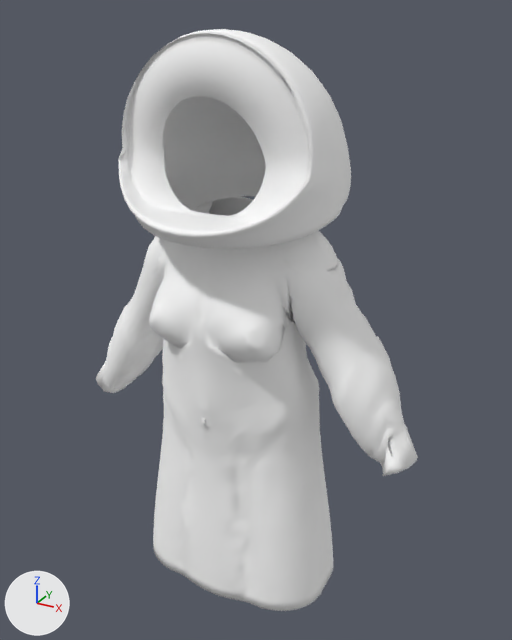
The glTF model apps/web/public/models/templates/female/hooded_coat_hood_on.glb as it was, and as the next commit left it.
Both versions are drawn from a camera (50 mm lens) standing at (0.746, -1.303, 1.824) and looking at (0.029, 0.001, 1.172). The lights are fixed; the arrows at lower left show +X, +Y and +Z. The first picture is the older version.

Names of what the first picture shows: 'hooded_coat_hood_on_female'.
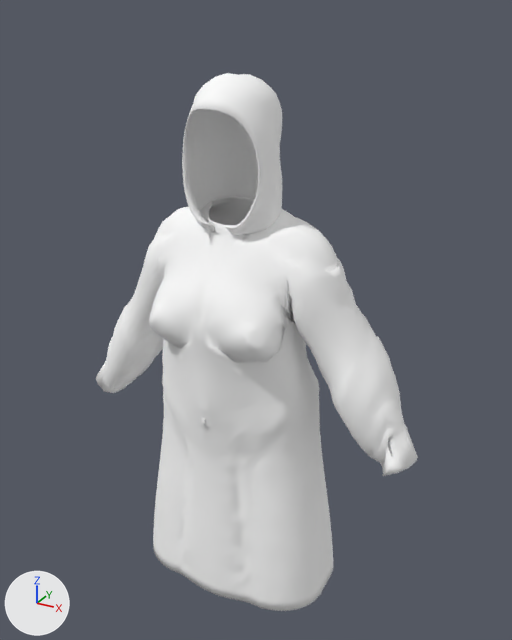
The change, as a diff of the scene's bpy script:
```diff
--- a/apps/web/public/models/templates/female/hooded_coat_hood_on.glb.py
+++ b/apps/web/public/models/templates/female/hooded_coat_hood_on.glb.py
@@ me_hooded_coat_hood_on_female @@
 # used by ob_hooded_coat_hood_on_female; location = (0.0, 0.0, 0.0)
-me_hooded_coat_hood_on_female.from_pydata(...)  # 9220 vertices, 18448 faces; spans x -0.431..0.434, y -0.253..0.197, z 0.5..1.789
+me_hooded_coat_hood_on_female.from_pydata(...)  # 9094 vertices, 18192 faces; spans x -0.431..0.434, y -0.194..0.154, z 0.5..1.709
+# me_hooded_coat_hood_on_female part 1: a new loose piece of 1554 vertices spanning x -0.098..0.098, y -0.143..0.073, z 1.399..1.709, in mat_hooded_coat_hood_on_female_mat (white #ffffff)
+# me_hooded_coat_hood_on_female part 2: 1680 vertices removed from x -0.236..0.236, y -0.253..0.197, z 1.397..1.789
 me_hooded_coat_hood_on_female.materials.append(mat_hooded_coat_hood_on_female_mat)
```

Changed parts and their boxes (x1, y1, x2, y2) in the pictures (512 x 640 px):
'hooded_coat_hood_on_female', reshaped (8% shorter)
    before: (96, 29, 418, 611)
    after: (96, 73, 418, 611)
part 1 of me_hooded_coat_hood_on_female, added
    after: (182, 73, 282, 234)
part 2 of me_hooded_coat_hood_on_female, deleted
    before: (118, 29, 351, 249)
